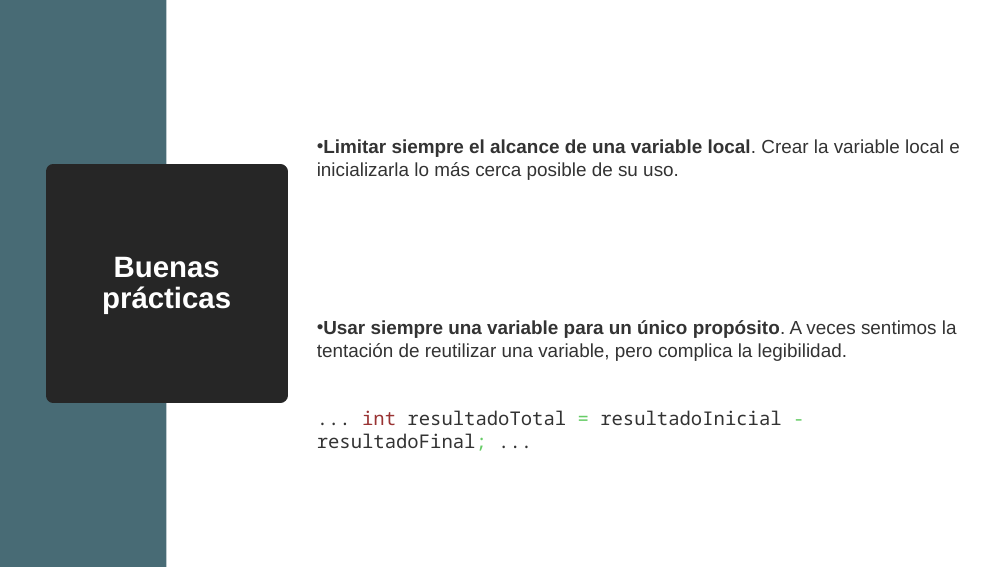
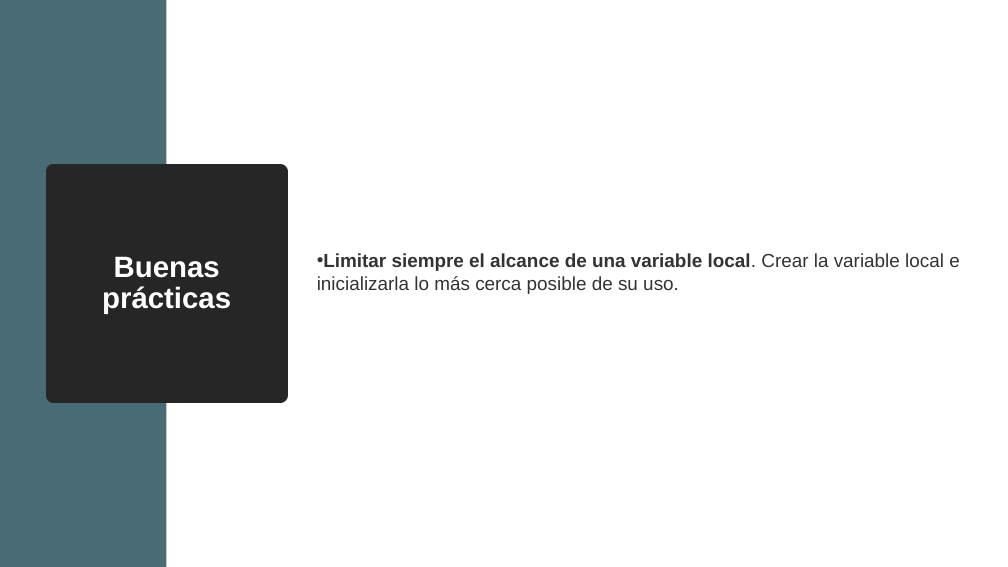
Before and after one commit to davCesur/gestionEquiposDAWEquipo4JAVA, a slide deck: slide 35 of Introducción a TDD.pptx (slide 33 before the commit). Drawn at 1008x567 pixels with LibreOffice and Linux fonts; fonts in the diff are those of the drawing. Boxes give left, top, right and bottom in pixels: in the first picture for what was removed or moved away, otherwise in the second. Text is boxed around its words. In the diff, an @@ line names an element or a change of style, - is before the commit and + after.

```diff
--- a/Introducción a TDD.pptx
+++ b/Introducción a TDD.pptx
@@ text "Limitar siempre el alcance de ...": place and size @@
-text "Limitar siempre el alcance de ..." at box(317, 139, 960, 451)
+text "Limitar siempre el alcance de ..." at box(317, 253, 960, 294)
@@ text at box(317, 320, 957, 451): paragraphs removed @@
-• Usar siempre una variable para un único propósito. A veces sentimos la tentación de reutilizar una variable, pero complica la legibilidad.
-... int resultadoTotal = resultadoInicial - resultadoFinal; ...
```
Also in this commit, not shown: 15 other slides changed, 5 slides added.
